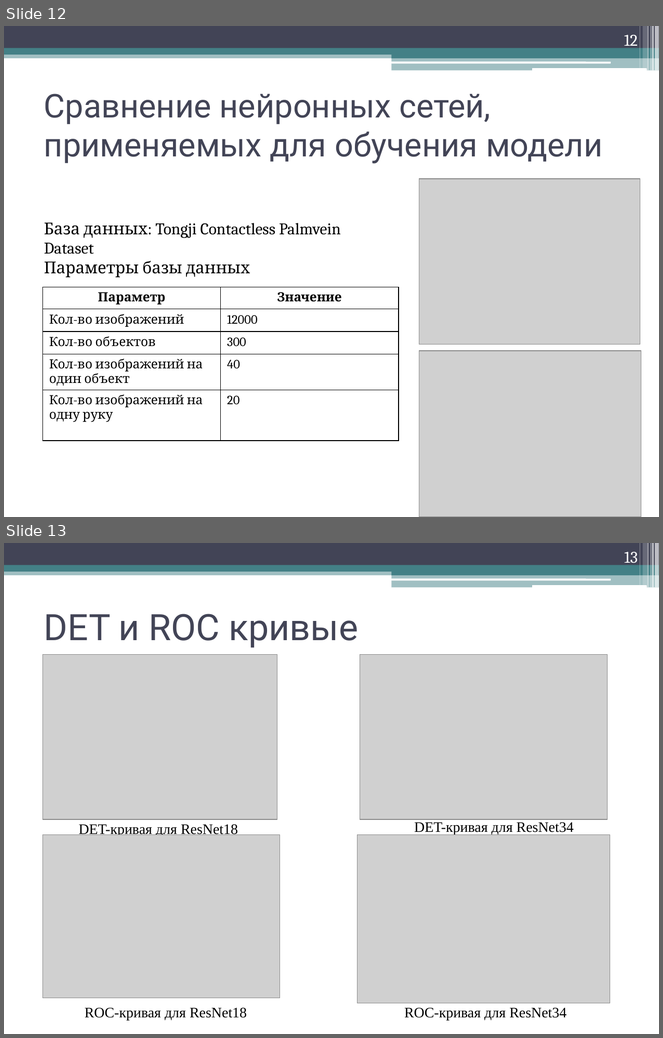
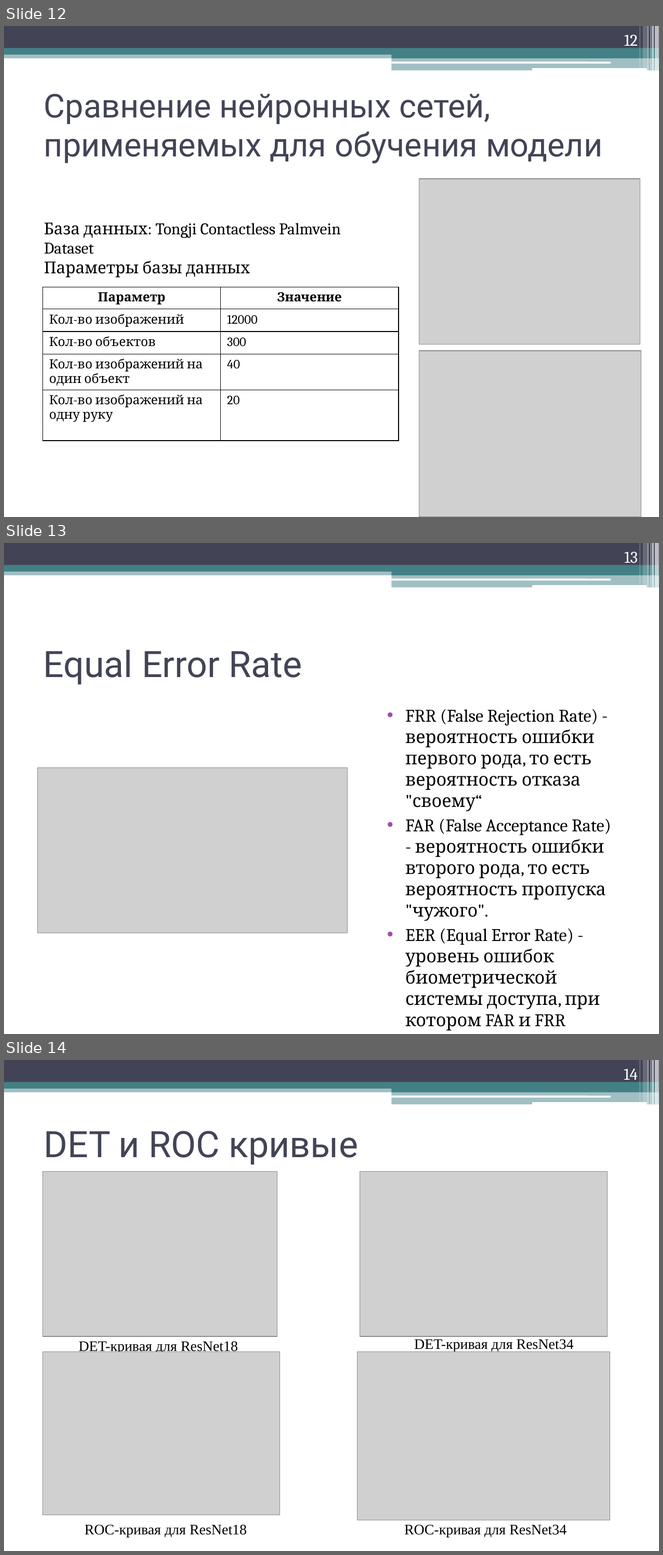
Before and after one commit to Seregamil/PalmVein-Dissertation, a slide deck: Texto/Презентация_ВКР.pptx. Shown one above the other, each under a label of ours: slides 12 and 13 before the commit, slides 12, 13 and 14 after it. The pictures are 663x1038 and 663x1555 pixels, drawn with LibreOffice and Linux fonts; fonts in the diff are those of the drawing; grey boxes stand for pictures. Boxes give left, top, right and bottom in pixels: in the first picture for what was removed or moved away, otherwise in the second. Text is boxed around its words. In the diff, an @@ line names an element or a change of style, - is before the commit and + after.

```diff
--- a/Texto/Презентация_ВКР.pptx
+++ b/Texto/Презентация_ВКР.pptx
@@ slide 13 added at (4,543,659,1034), background #FFFFFF; not listed: 13 template elements that a slide beside it also shows @@
@@ page number added at (624,552,638,566), 18 pt, text #FFFFFF @@
+13
@@ title added at (43,650,302,685), 40 pt, text #424456 @@
+Equal Error Rate
@@ text added at (405,709,611,1031), 19.6 pt, text #000000 @@
+• FRR (False Rejection Rate) - вероятность ошибки первого рода, то есть вероятность отказа "своему“
+• FAR (False Acceptance Rate) - вероятность ошибки второго рода, то есть вероятность пропуска "чужого".
+• EER (Equal Error Rate) - уровень ошибок биометрической системы доступа, при котором FAR и FRR равны
@@ picture added at (37,768,347,934) @@
@@ what was slide 13 is now slide 14 @@
@@ page number at (624,1068,638,1083): text changed @@
-13
+14
```
Also in this commit, not shown: 1 other slide added, 1 other file.
